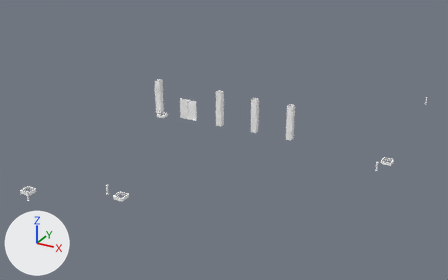
Renders of the OBJ model Games/GuruttoWorld/Assets/Models/StreetJourney/Baked/Block-0-11.obj from each side of a commit.
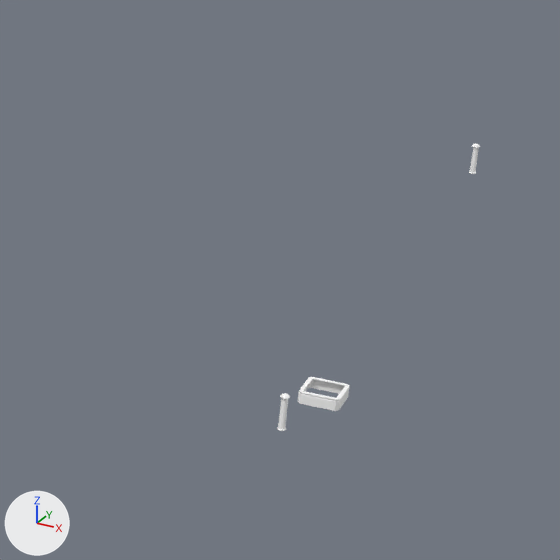
There are two pictures of each version: one whole from a 50 mm camera at (19.6, -23.5, 25.0) aimed at (-6.9, 24.7, 1.0), one close up on the part from 68% to 100% of the width and 22% to 73% of the height. The lights are fixed; the arrows at lower left show +X, +Y and +Z. The first two pictures are the older version. Where no turn or scale is listed for an object, it has been applied to the vertices. Vertices at exactly the same position are counted once.

The older version as bpy lines, for what is in view:
```python
me_block_0_11 = bpy.data.meshes.new('Block-0-11')
me_block_0_11.from_pydata(...)  # 1432 vertices, 2624 faces; spans x -18.1..8.6, y 7.9..45.1, z 0.0..4.1
me_block_0_11.materials.append(mat_white)  # white #ffffff
ob_block_0_11 = bpy.data.objects.new('Block-0-11', me_block_0_11)
ob_block_0_11.location = (0.0, 0.0, 0.0)
```
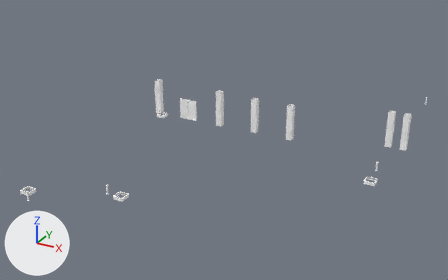
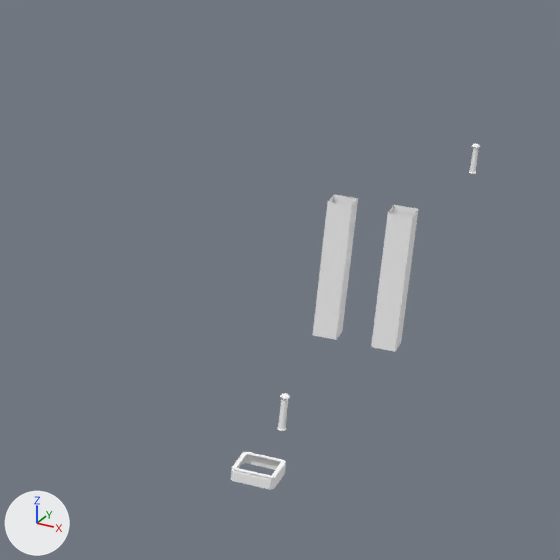
Changed parts and their boxes [x1, y1, x2, y2] in the close-ups (560 x 560 px; the box of a moved part takes in the faces that stretch with it):
'Block-0-11', reshaped
    before: [277, 144, 480, 431]
    after: [231, 144, 480, 490]
part 1 of me_block_0_11, added
    after: [313, 194, 358, 340]
part 2 of me_block_0_11, added
    after: [371, 205, 418, 352]
part 3 of me_block_0_11, moved or reshaped
    before: [298, 377, 350, 411]
    after: [231, 452, 286, 490]

The edits, one by one:
me_block_0_11 is used by ob_block_0_11; location (0.0, 0.0, 0.0).
me_block_0_11 had 1432 vertices, 2624 faces and spanned x -18.1..8.6, y 7.9..45.1, z 0.0..4.1.
me_block_0_11 now has 1464 vertices, 2656 faces and spans x -18.1..8.9, y 7.9..45.1, z 0.0..4.1.
me_block_0_11 part 1: the loose piece of 16 vertices spanning x -2.1..-1.5, y 28.5..29.1, z 0.6..4.1 is copied, and the copy is moved by (9.0, 3.0, 0.0); it spans x 6.9..7.5, y 31.5..32.1, z 0.6..4.1.
me_block_0_11 part 2: the loose piece of 16 vertices spanning x -2.1..-1.5, y 28.5..29.1, z 0.6..4.1 is copied, and the copy is moved by (10.4, 3.0, 0.0); it spans x 8.3..8.9, y 31.5..32.1, z 0.6..4.1.
me_block_0_11 part 3: the loose piece of 64 vertices spanning x 7.6..8.6, y 27.5..28.5, z 0.6..0.9 is moved by (-0.2, -4.5, 0.0).
Other edits to the shape of me_block_0_11 do not show in these pictures.
